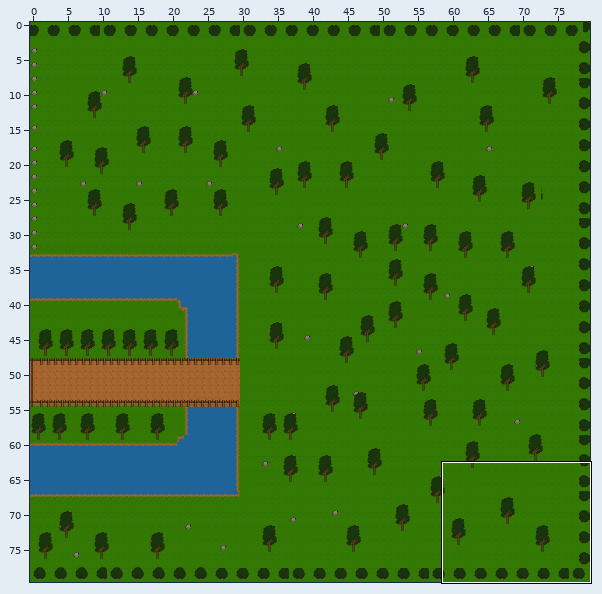
A Tiled map gets an edit: itiquira terror/lwjgl3/bin/main/mapav2.tmx. The first picture is a wide view before the edit; the outline marks the close-up.
Close-up. Earlier state:
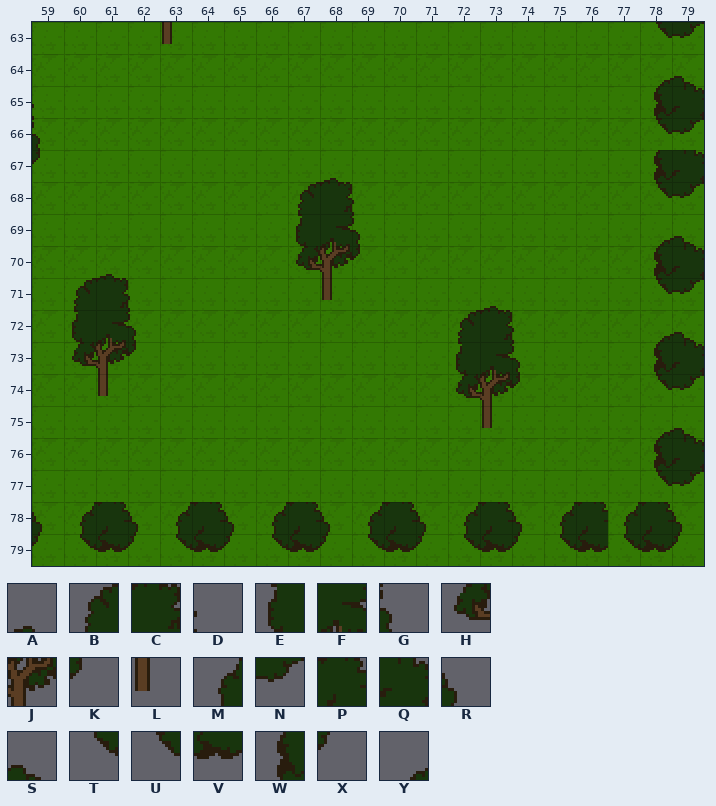
Cells are 16x16 px. Shown: x 59..79, y 63..79. The commit also changed other parts of the map, which this record leaves out.
Key: from "tiles": A 27, B 51, C 52, D 53, E 76, F 77, G 78, H 101, J 102, K 103, L 127, M 175, N 175 flipped on the other diagonal, P 176, Q 176 flipped on the other diagonal, R 177, S 177 flipped on the other diagonal, T 200, U 200 flipped on the other diagonal, V 201, W 201 flipped on the other diagonal, X 202, Y 202 flipped on the other diagonal.
_ is an empty cell.
Layers that did not change in this view are not listed.
Layer "arvore" before, first column x 59:
63 ____L______________UN
64 ___________________YS
65 D__________________WQ
66 G__________________UN
67 K________A_________WQ
68 ________BCD________UN
69 ________EFG________YS
70 __A_____HJK________WQ
71 _BCD_____L____A____UN
72 _EFG_________BCD___YS
73 _HJK_________EFG___WQ
74 __L__________HJK___UN
75 ______________L____YS
76 ___________________WQ
77 ___________________UN
78 RMPRMPRMPRMPRMPRMPMPR
79 XTVXTVXTVXTVXTVXTVTVX
After the commit:
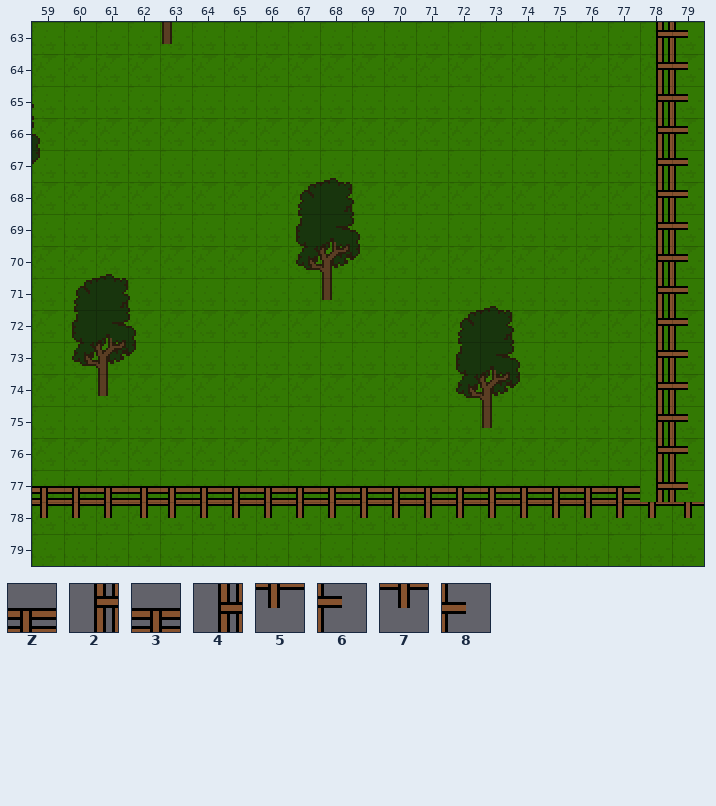
Further tiles: from "cerca": Z 0, 2 0 flipped on the diagonal, 3 1, 4 1 flipped on the diagonal, 5 2, 6 2 flipped on the diagonal, 7 3, 8 3 flipped on the diagonal.
From old to new:
Changed rows in their new state; . is an unchanged cell.
Layer "camada1":
first column x 78:
76 26
77 48
Layer "arvore":
first column x 59:
63 ...................26
64 ...................26
65 ...................26
66 ...................26
67 ...................26
68 ...................26
69 ...................26
70 ...................26
71 ...................26
72 ...................26
73 ...................26
74 ...................26
75 ...................26
76 ...................26
77 ZZZ3ZZZZZZZZZZZZZZZ48
78 555755555555555555557
79 _____________________
Boxes around the changes in both close-ups, in picture pixels (x1, y1, x2, y2):
changed: (32, 22, 704, 552)
